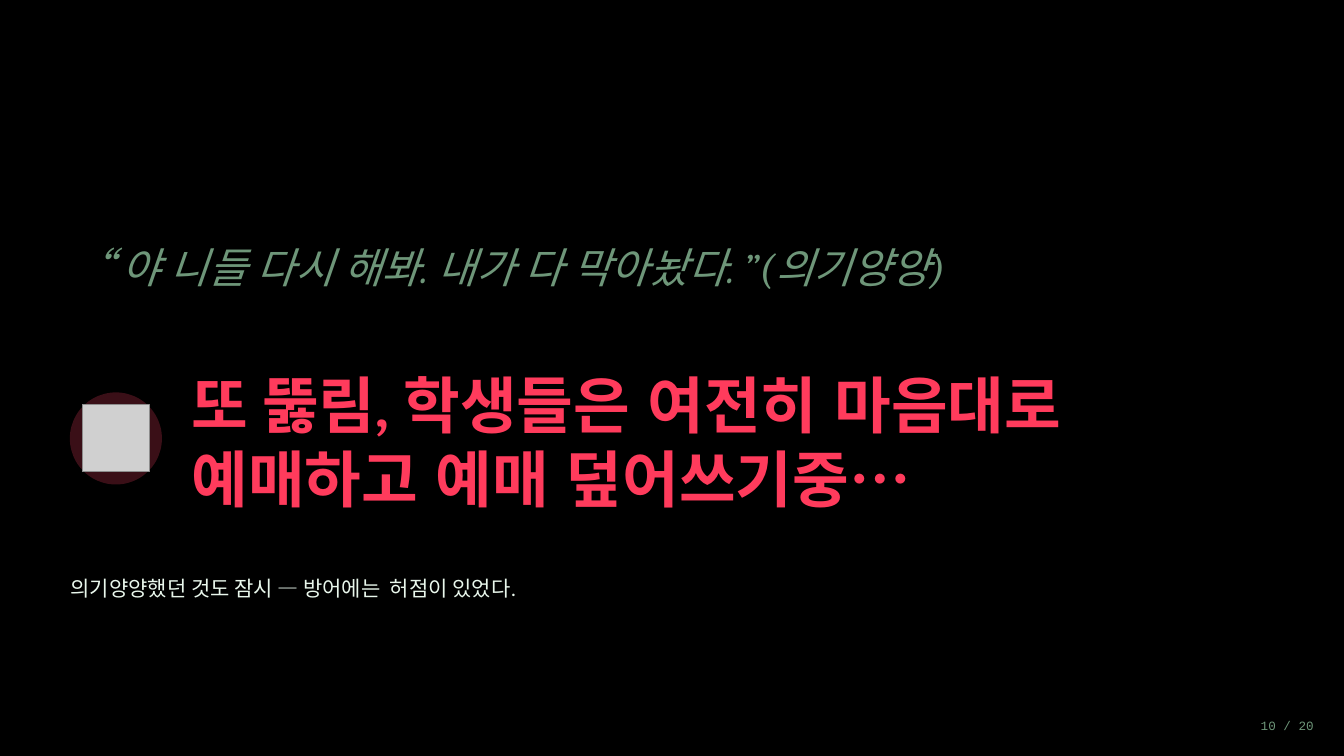
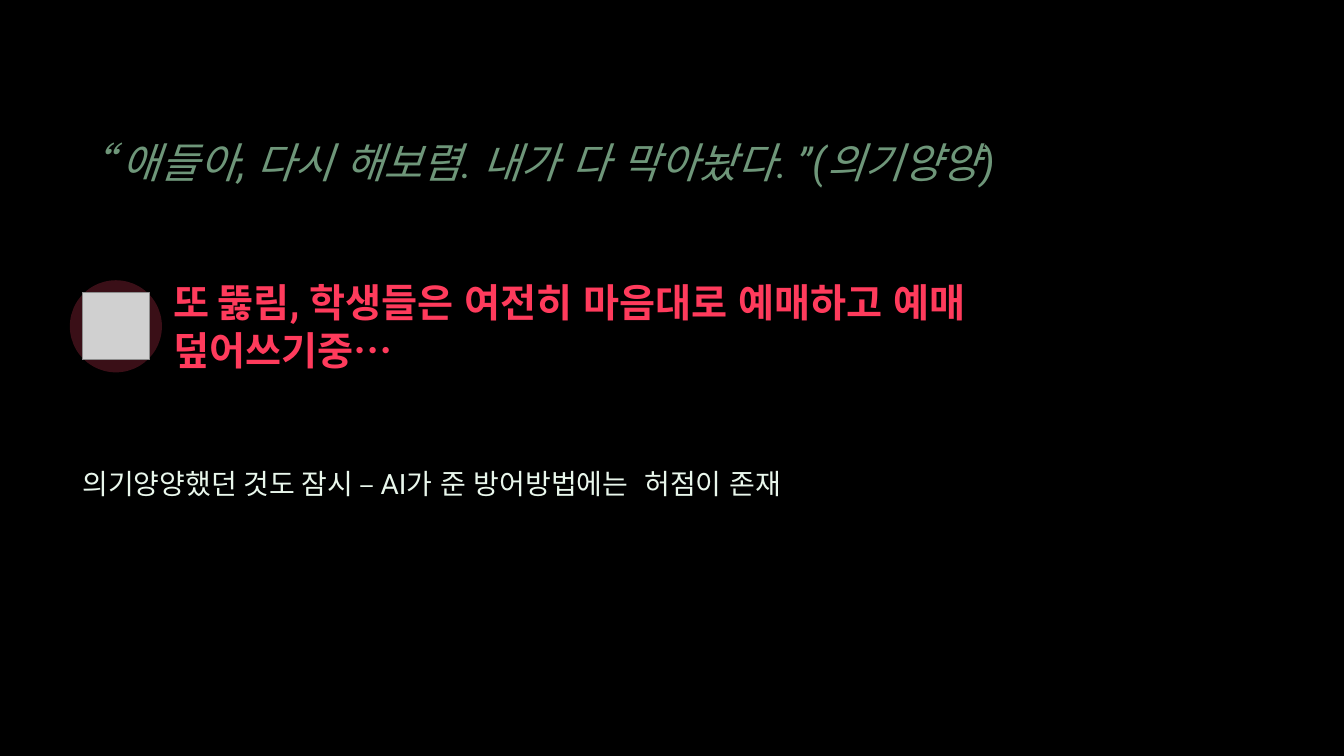
Before and after one commit to shk-cell/Macro_Classroom, a slide deck: slide 12 of AI기반 바이브코딩 시대의 교사역할과 교수학습설계.pptx. Drawn at 1344x756 pixels with LibreOffice and Linux fonts; fonts in the diff are those of the drawing; grey boxes stand for pictures. Boxes give left, top, right and bottom in pixels: in the first picture for what was removed or moved away, otherwise in the second. Text is boxed around its words. In the diff, an @@ line names an element or a change of style, - is before the commit and + after.

```diff
--- a/AI기반 바이브코딩 시대의 교사역할과 교수학습설계.pptx
+++ b/AI기반 바이브코딩 시대의 교사역할과 교수학습설계.pptx
@@ text at [122, 143, 980, 187]: text changed; font Cambria to Roboto @@
-“ 야 니들 다시 해봐. 내가 다 막아놨다. ”(의기양양)
+“ 애들아, 다시 해보렴. 내가 다 막아놨다. ”(의기양양)
@@ ellipse: place and size @@
-ellipse at [71, 393, 161, 484]
+ellipse at [71, 281, 161, 372]
@@ picture: place and size @@
-picture at [83, 405, 150, 473]
+picture at [83, 292, 150, 360]
@@ text "또 뚫림, 학생들은 여전히 마음대로 ...": place and size @@
-text "또 뚫림, 학생들은 여전히 마음대로 ..." at [191, 376, 1062, 508]
+text "또 뚫림, 학생들은 여전히 마음대로 ..." at [173, 284, 965, 369]
@@ text "또 뚫림, 학생들은 여전히 마음대로 ..." at [173, 284, 965, 369]: size 44 to 28 pt, font Cambria to Roboto @@
@@ text at [82, 470, 781, 497]: text changed; size 15 to 20 pt; font Calibri to Roboto @@
-의기양양했던 것도 잠시 — 방어에는 허점이 있었다.
+의기양양했던 것도 잠시 – AI가 준 방어방법에는 허점이 존재
@@ text removed at [1261, 721, 1314, 730] @@
-10 / 20
```
Also in this commit, not shown: 29 other slides changed, 2 slides added, 2 slides removed.
